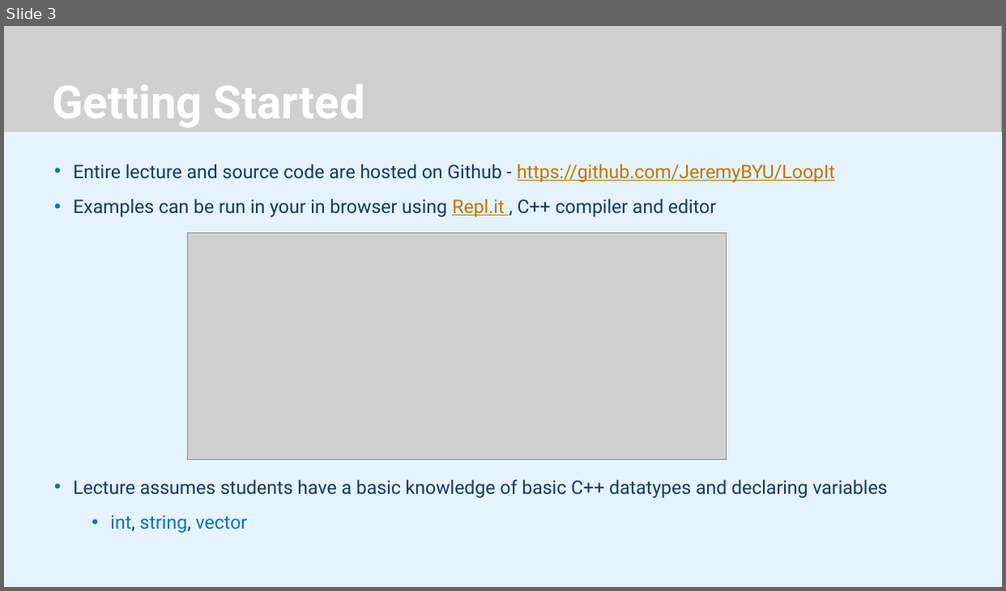
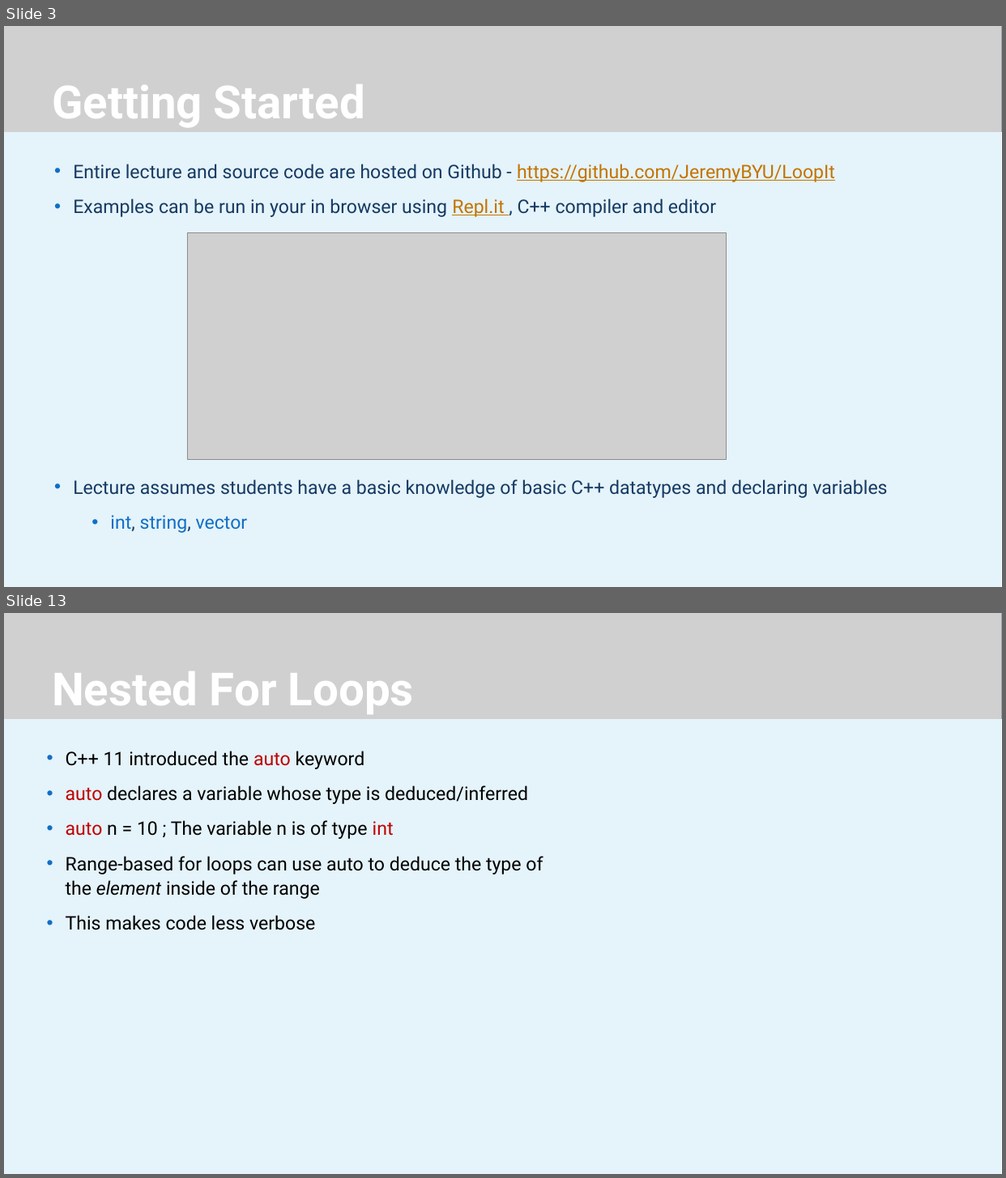
Before and after one commit to JeremyBYU/LoopIt, a slide deck: Lecture/LoopIt.pptx. Shown one above the other, each under a label of ours: slide 3 before the commit, slides 3 and 13 after it; the slides between them are not shown. The pictures are 1006x591 and 1006x1178 pixels, drawn with LibreOffice and Linux fonts; fonts in the diff are those of the drawing; grey boxes stand for pictures; background and template pictures are left out. Boxes give left, top, right and bottom in pixels: in the first picture for what was removed or moved away, otherwise in the second. Text is boxed around its words. In the diff, an @@ line names an element or a change of style, - is before the commit and + after.

```diff
--- a/Lecture/LoopIt.pptx
+++ b/Lecture/LoopIt.pptx
@@ slide 13 added at [4,613,1002,1174], background #FFFFFF @@
@@ rectangle added at [4,613,1002,1174], fill #FFFFFF @@
@@ rectangle added at [4,613,1002,1174], fill #DBEFF9 at 70% opacity @@
@@ rectangle added at [4,613,1002,719], fill #1C4D83 @@
@@ picture added at [4,613,1002,719] @@
@@ title added at [52,671,414,714], 44 pt, text #FFFFFF, bold @@
+Nested For Loops
@@ text added at [66,751,543,931], 18 pt, text #000000 @@
+• C++ 11 introduced the auto keyword
+• auto declares a variable whose type is deduced/inferred
+• auto n = 10 ; The variable n is of type int
+• Range-based for loops can use auto to deduce the type of the element inside of the range
+• This makes code less verbose
```
Also in this commit, not shown: 6 slides changed, 4 other slides added, 3 other files.
